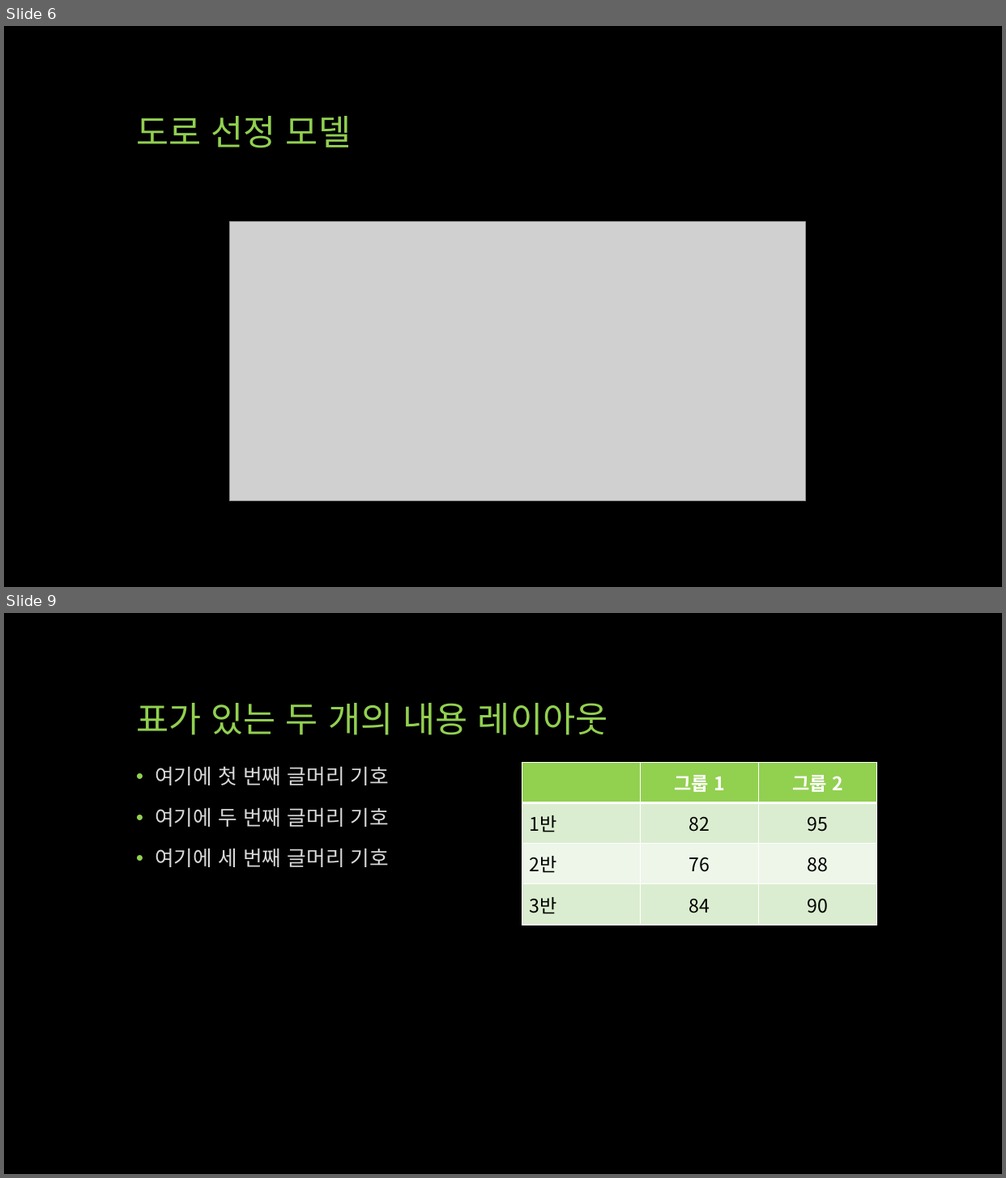
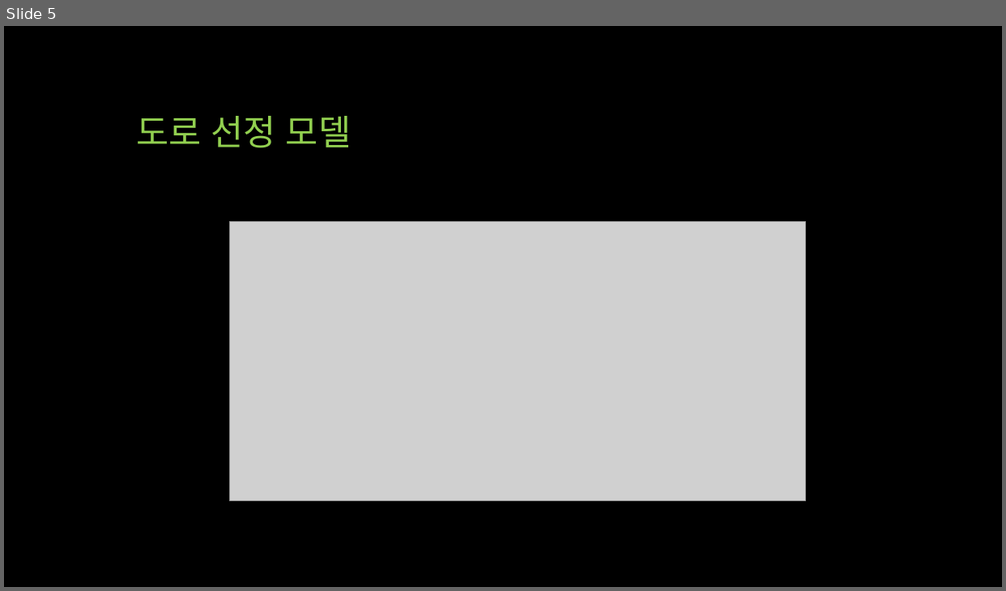
Before and after one commit to Sihan-Son/AutoPilotCar_arduino, a slide deck: docu/ppt/2017_08_06/자율 주행 자동차 프로젝트.pptx. Shown one above the other, each under a label of ours: slides 6 and 9 before the commit, slide 5 after it; the slides between them are not shown. The pictures are 1006x1178 and 1006x591 pixels, drawn with LibreOffice and Linux fonts; fonts in the diff are those of the drawing; grey boxes stand for pictures. Boxes give left, top, right and bottom in pixels: in the first picture for what was removed or moved away, otherwise in the second. Text is boxed around its words. In the diff, an @@ line names an element or a change of style, - is before the commit and + after.

```diff
--- a/docu/ppt/2017_08_06/자율 주행 자동차 프로젝트.pptx
+++ b/docu/ppt/2017_08_06/자율 주행 자동차 프로젝트.pptx
@@ slide 9 removed at bbox=[4, 613, 1002, 1174], background #000000 @@
@@ title removed at bbox=[136, 703, 607, 735] @@
-표가 있는 두 개의 내용 레이아웃
@@ text removed at bbox=[155, 766, 389, 867] @@
-• 여기에 첫 번째 글머리 기호
-• 여기에 두 번째 글머리 기호
-• 여기에 세 번째 글머리 기호
@@ table removed at bbox=[522, 763, 877, 925], 4 rows, 3 columns @@
- | 그룹 1 | 그룹 2
-1반 | 82 | 95
-2반 | 76 | 88
-3반 | 84 | 90
@@ what was slide 6 is now slide 5 @@
```
Also in this commit, not shown: 2 slides changed, 6 slides added, 7 other slides removed.
